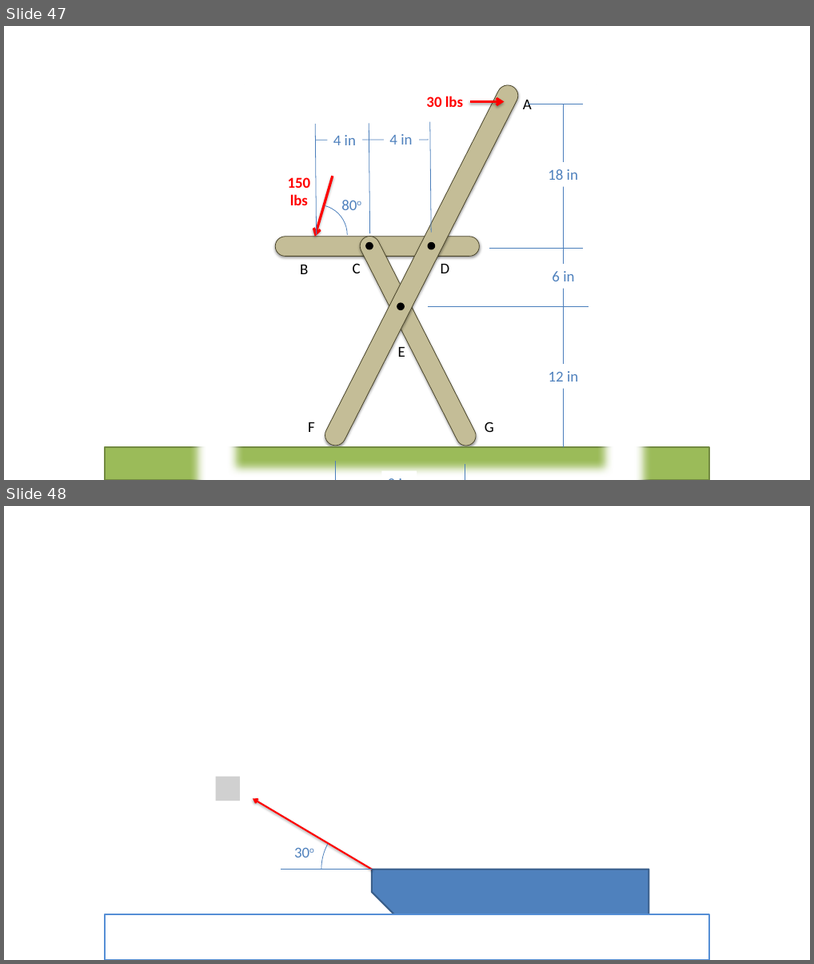
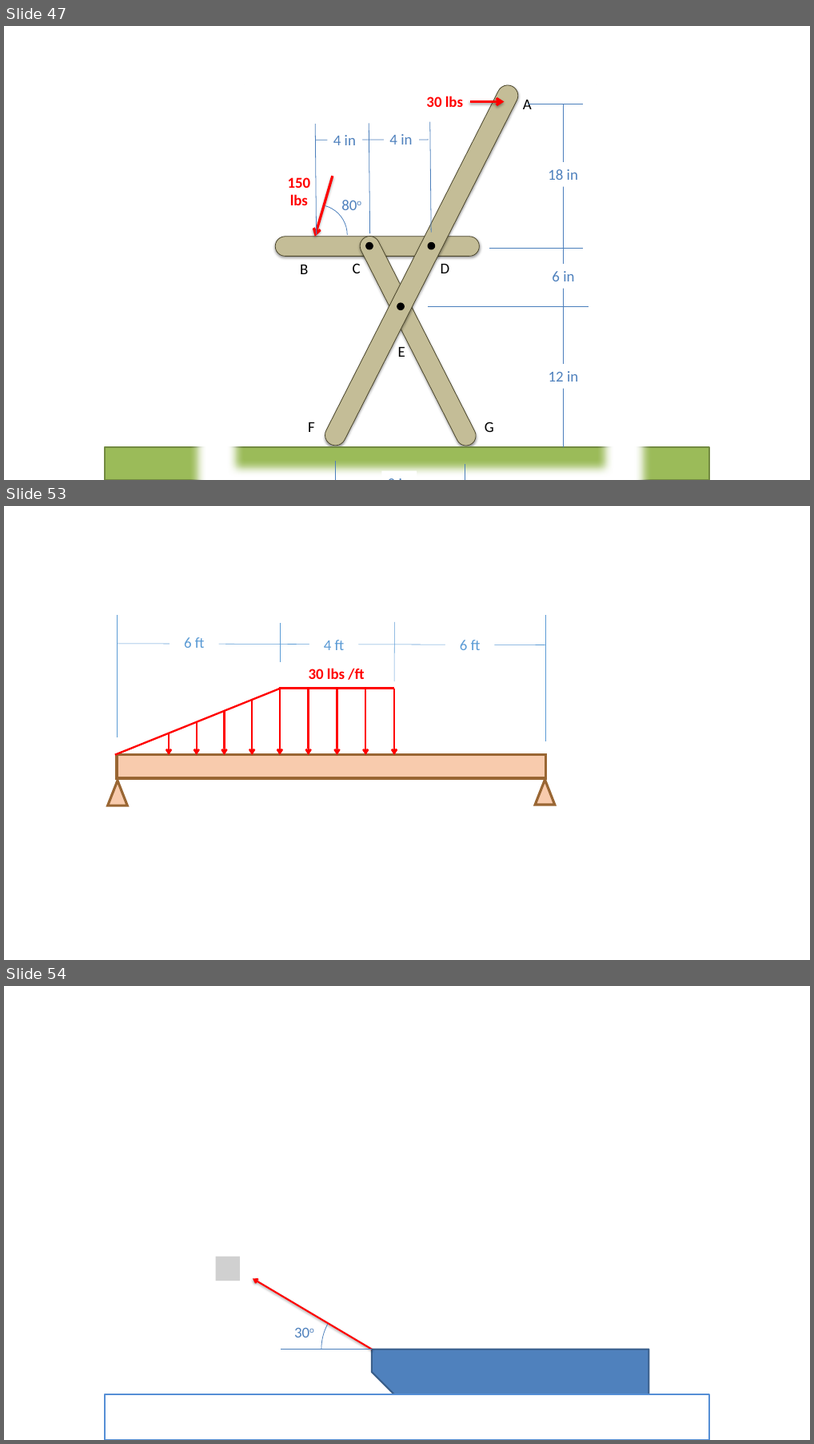
Before and after one commit to JacobMoore/mechanics_textbook, a slide deck: Homework Problems/Homework_Diagrams.pptx. Shown one above the other, each under a label of ours: slides 47 and 48 before the commit, slides 47, 53 and 54 after it; the slides between them are not shown. The pictures are 814x964 and 814x1444 pixels, drawn with LibreOffice and Linux fonts; fonts in the diff are those of the drawing; grey boxes stand for pictures. Boxes give left, top, right and bottom in pixels: in the first picture for what was removed or moved away, otherwise in the second. Text is boxed around its words. In the diff, an @@ line names an element or a change of style, - is before the commit and + after.

```diff
--- a/Homework Problems/Homework_Diagrams.pptx
+++ b/Homework Problems/Homework_Diagrams.pptx
@@ slide 53 added at (x1=4, y1=506, x2=810, y2=960), background #FFFFFF @@
@@ line added from (117, 738) to (117, 615), #5B9BD5 0.5 pt @@
@@ line added from (280, 661) to (280, 623), #5B9BD5 0.5 pt @@
@@ line added from (394, 681) to (394, 622), #5B9BD5 0.5 pt @@
@@ line added from (546, 741) to (546, 615), #5B9BD5 0.5 pt @@
@@ line added from (118, 644) to (546, 645), #5B9BD5 0.5 pt @@
@@ text added at (x1=184, y1=637, x2=205, y2=648), 18 pt, text #5B9BD5 @@
+6 ft
@@ text added at (x1=324, y1=640, x2=345, y2=650), 18 pt, text #5B9BD5 @@
+4 ft
@@ text added at (x1=460, y1=640, x2=481, y2=650), 18 pt, text #5B9BD5 @@
+6 ft
@@ text added at (x1=309, y1=668, x2=364, y2=680), 18 pt, text #FF0000, bold @@
+30 lbs /ft
@@ line added from (282, 688) to (115, 755), #FF0000 2.25 pt @@
@@ line added from (394, 688) to (279, 688), #FF0000 2.25 pt @@
@@ arrow added from (280, 688) to (280, 756), #FF0000 2.25 pt @@
@@ arrow added from (309, 688) to (309, 756), #FF0000 2.25 pt @@
@@ arrow added from (338, 688) to (338, 756), #FF0000 2.25 pt @@
@@ arrow added from (366, 688) to (366, 756), #FF0000 2.25 pt @@
@@ arrow added from (394, 688) to (394, 756), #FF0000 2.25 pt @@
@@ arrow added from (196, 721) to (196, 756), #FF0000 2.25 pt @@
@@ arrow added from (224, 711) to (224, 756), #FF0000 2.25 pt @@
@@ arrow added from (252, 700) to (252, 756), #FF0000 2.25 pt @@
@@ arrow added from (169, 733) to (169, 756), #FF0000 2.25 pt @@
@@ rectangle added at (x1=117, y1=755, x2=546, y2=778), fill #F8CBAD, outline #996633 3 pt @@
@@ triangle added at (x1=108, y1=780, x2=128, y2=805), fill #F8CBAD, outline #996633 3 pt @@
@@ triangle added at (x1=536, y1=780, x2=556, y2=804), fill #F8CBAD, outline #996633 3 pt @@
@@ what was slide 48 is now slide 54 @@
```
Also in this commit, not shown: 5 other slides added, 21 other files.
